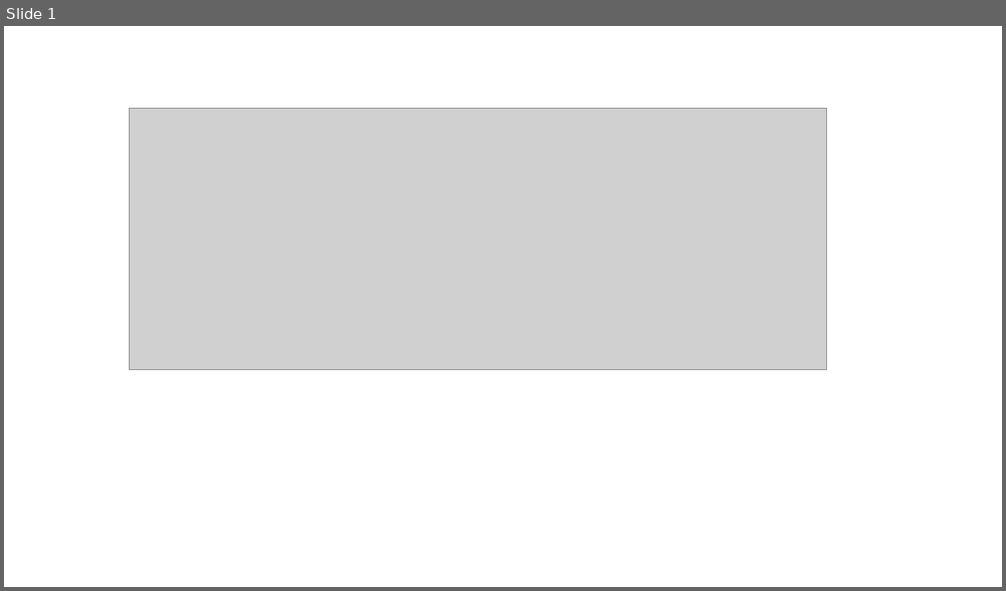
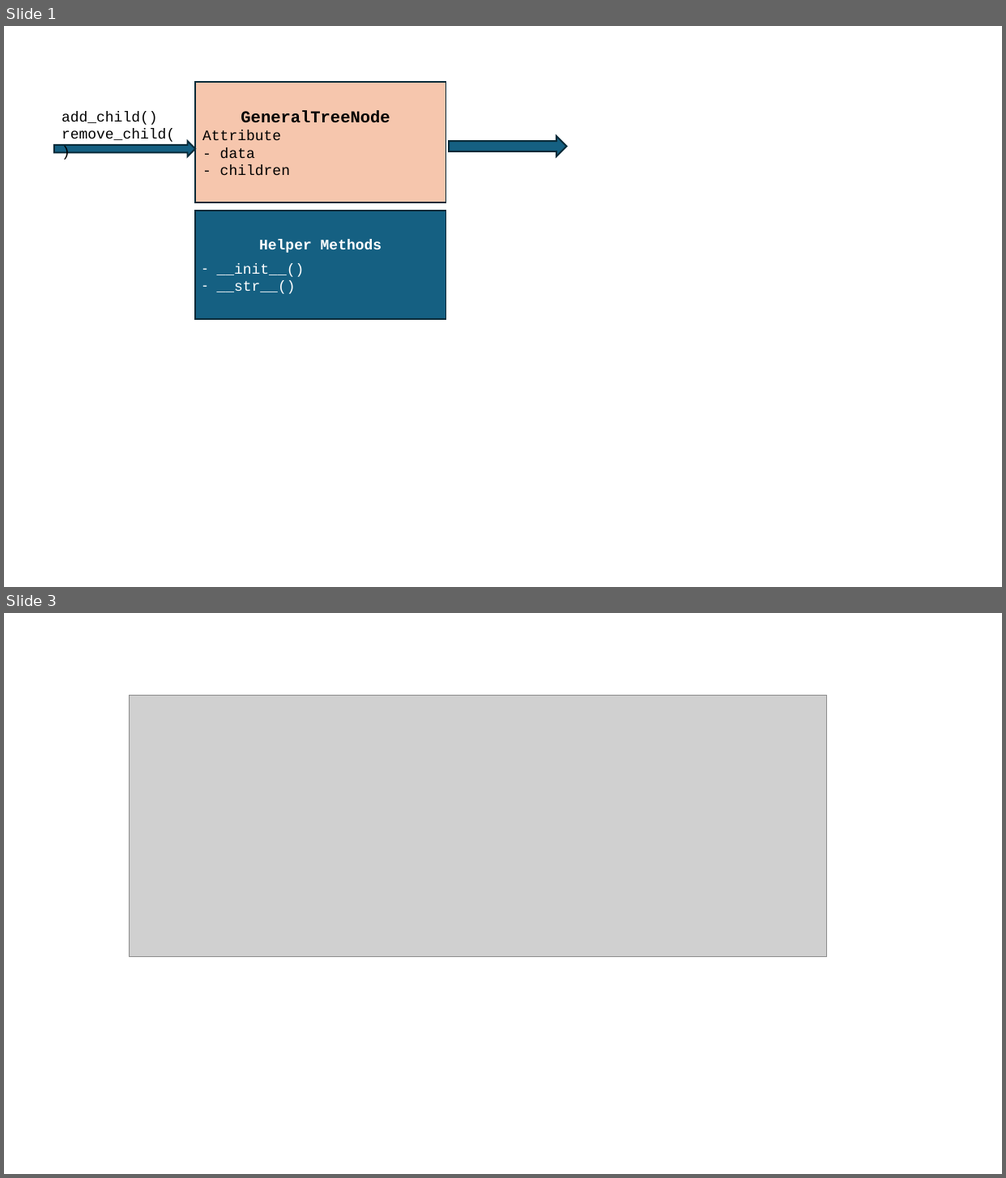
Before and after one commit to mingfujacky/Lecture-DSA-2.0, a slide deck: asset/ppt/ch08_tree.pptx. Shown one above the other, each under a label of ours: slide 1 before the commit, slides 1 and 3 after it; the slides between them are not shown. The pictures are 1006x591 and 1006x1178 pixels, drawn with LibreOffice and Linux fonts; fonts in the diff are those of the drawing; grey boxes stand for pictures. Boxes give left, top, right and bottom in pixels: in the first picture for what was removed or moved away, otherwise in the second. Text is boxed around its words. In the diff, an @@ line names an element or a change of style, - is before the commit and + after.

Commit message:
revise general tree

```diff
--- a/asset/ppt/ch08_tree.pptx
+++ b/asset/ppt/ch08_tree.pptx
@@ slide 1 added at (4, 26, 1002, 587), background #FFFFFF @@
@@ rectangle added at (196, 82, 446, 203), fill #F6C6AD, outline #092A39 1.5 pt, 14 pt, text #000000 @@
+GeneralTreeNode
+Attribute
+- data
+- children
@@ text added at (62, 111, 175, 142), 14 pt, text #000000 @@
+add_child()
+remove_child()
@@ right arrow added at (54, 141, 196, 157), fill #156082, outline #092A39 1.5 pt @@
@@ right arrow added at (449, 136, 566, 157), fill #156082, outline #092A39 1.5 pt @@
@@ rectangle added at (196, 211, 446, 319), fill #156082, outline #092A39 1.5 pt, 14 pt, text #FFFFFF @@
+Helper Methods
+– __init__()
+– __str__()
@@ what was slide 1 is now slide 3 @@
```
Also in this commit, not shown: 1 other slide added, 1 slide removed, 9 other files.
